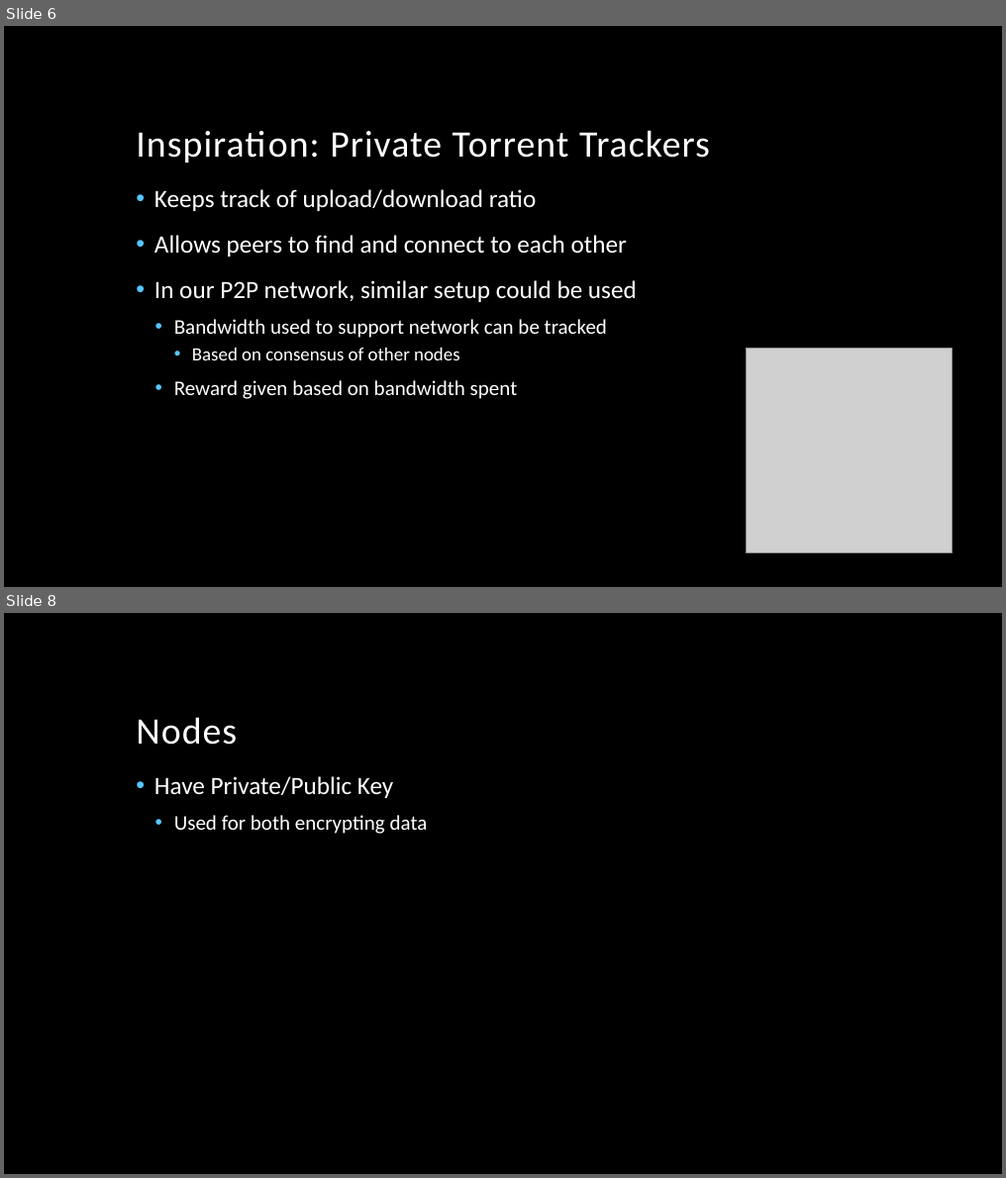
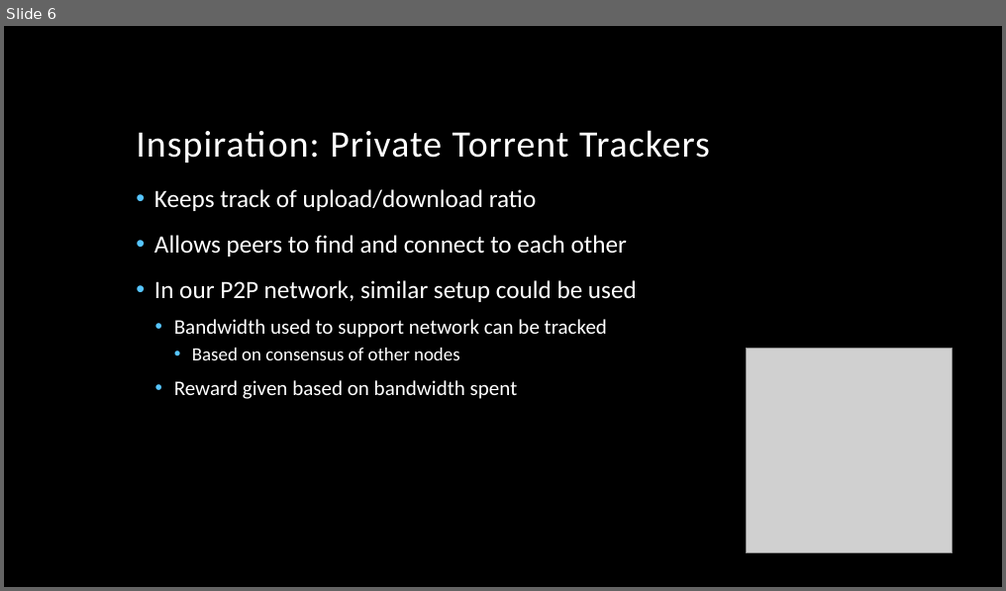
Before and after one commit to AlishanHassan/Cryptocurrency-Project, a slide deck: Presentation.pptx. Shown one above the other, each under a label of ours: slides 6 and 8 before the commit, slide 6 after it; the slides between them are not shown. The pictures are 1006x1178 and 1006x591 pixels, drawn with LibreOffice and Linux fonts; fonts in the diff are those of the drawing; grey boxes stand for pictures; background and template pictures are left out. Boxes give left, top, right and bottom in pixels: in the first picture for what was removed or moved away, otherwise in the second. Text is boxed around its words. In the diff, an @@ line names an element or a change of style, - is before the commit and + after.

```diff
--- a/Presentation.pptx
+++ b/Presentation.pptx
@@ slide 8 removed at (4, 613, 1002, 1174), background picture (left out) @@
@@ title removed at (136, 717, 237, 745) @@
-Nodes
@@ text removed at (154, 776, 428, 834) @@
-• Have Private/Public Key
-  • Used for both encrypting data
```
Also in this commit, not shown: 1 slide changed, 1 slide added.
